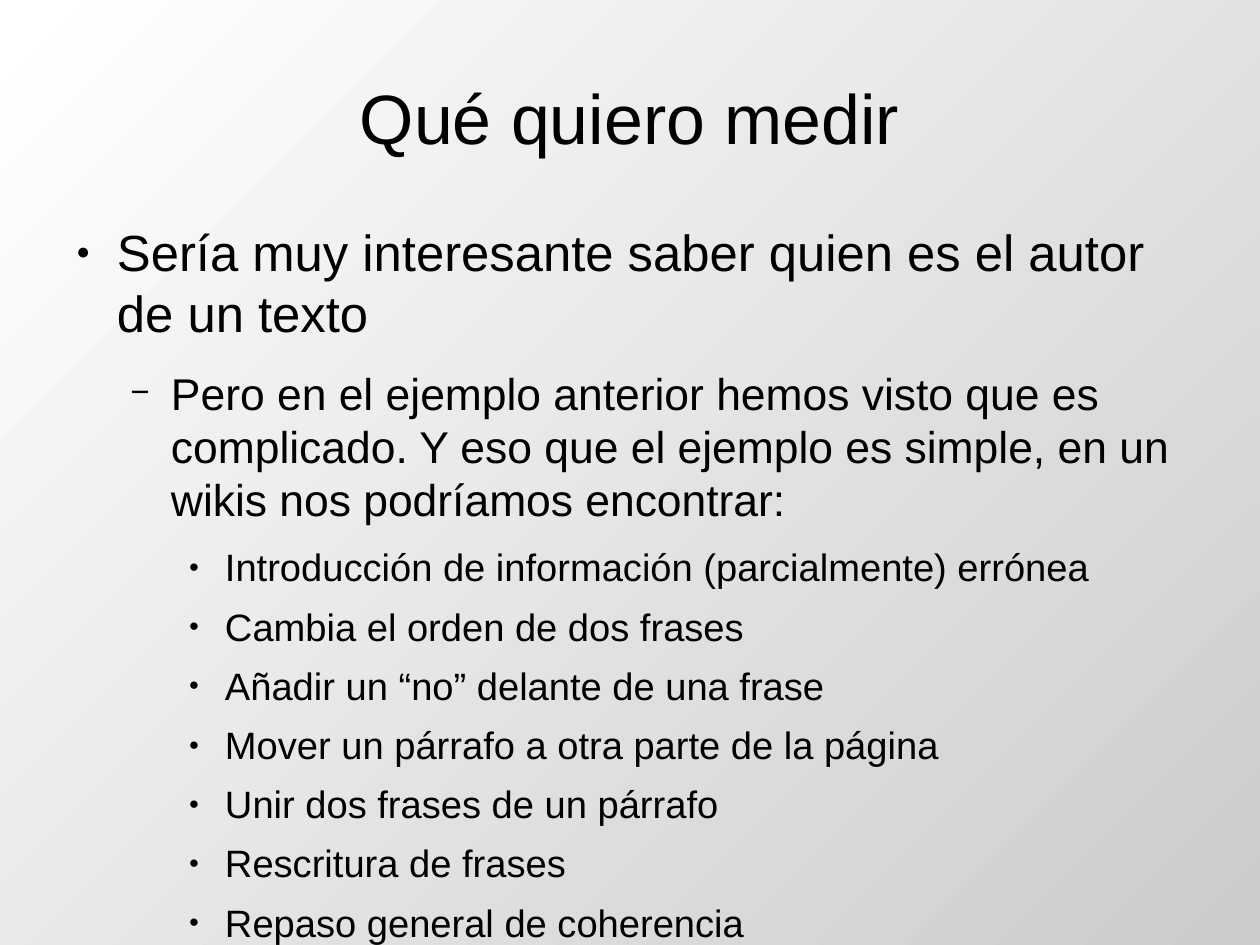
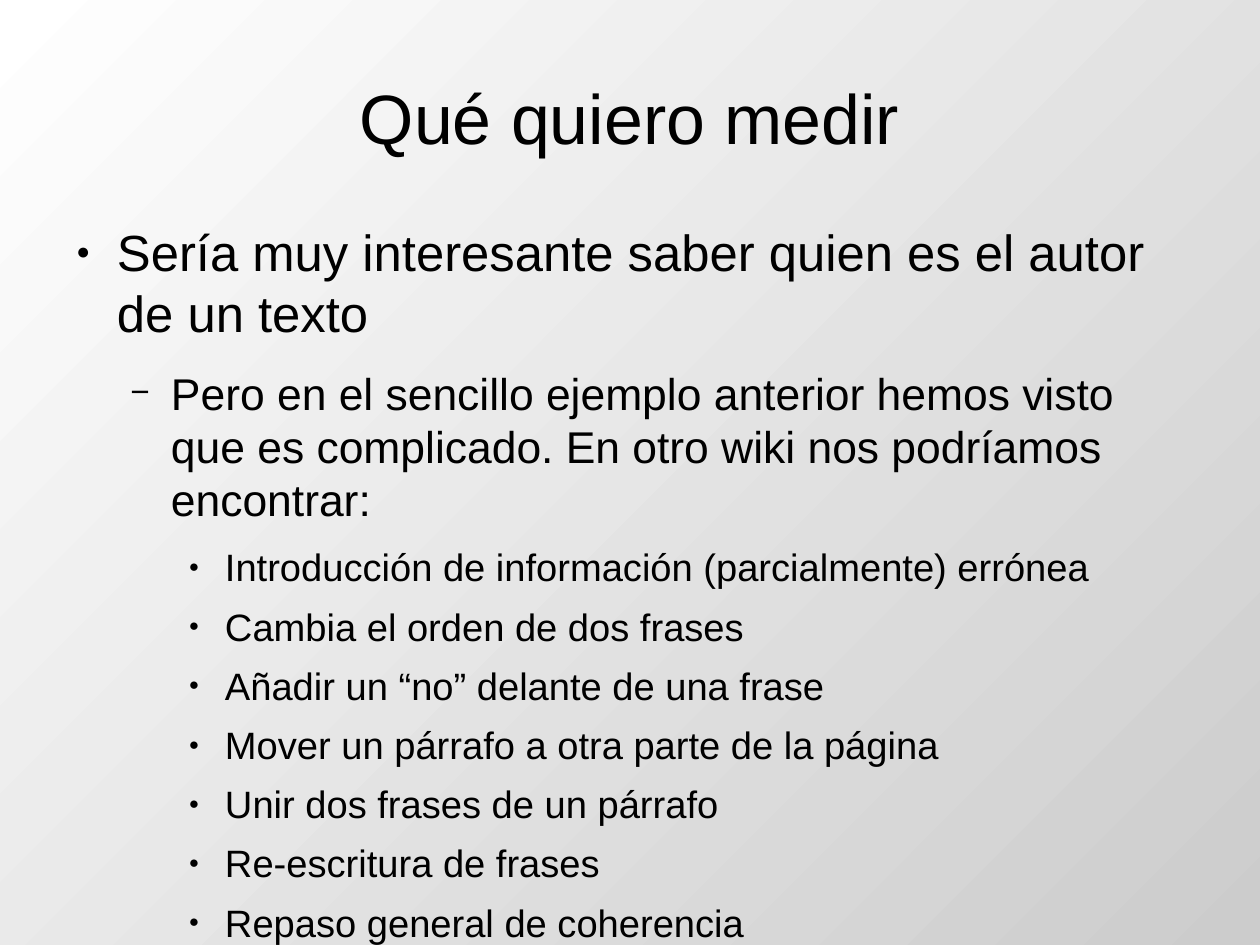
Before and after one commit to DrPantera/wikis4education, a slide deck: slide 20 of uca-2014/tema-5-EvaluacionWikis.odp. Drawn at 1260x945 pixels with LibreOffice and Linux fonts; fonts in the diff are those of the drawing. Boxes give left, top, right and bottom in pixels: in the first picture for what was removed or moved away, otherwise in the second. Text is boxed around its words. In the diff, an @@ line names an element or a change of style, - is before the commit and + after.

```diff
--- a/uca-2014/tema-5-EvaluacionWikis.odp
+++ b/uca-2014/tema-5-EvaluacionWikis.odp
@@ text at box(171, 377, 1113, 517): text changed @@
-  − Pero en el ejemplo anterior hemos visto que es complicado. Y eso que el ejemplo es simple, en un wikis nos podríamos encontrar:
+  − Pero en el sencillo ejemplo anterior hemos visto que es complicado. En otro wiki nos podríamos encontrar:
@@ text at box(225, 849, 600, 878): text changed @@
-    ● Rescritura de frases
+    ● Re-escritura de frases
```
Also in this commit, not shown: 5 other slides changed.
